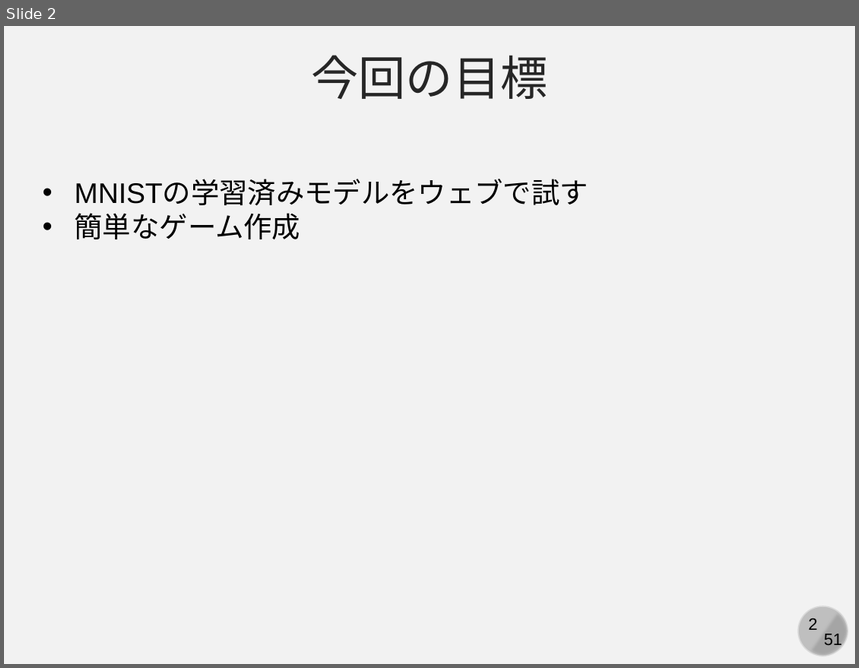
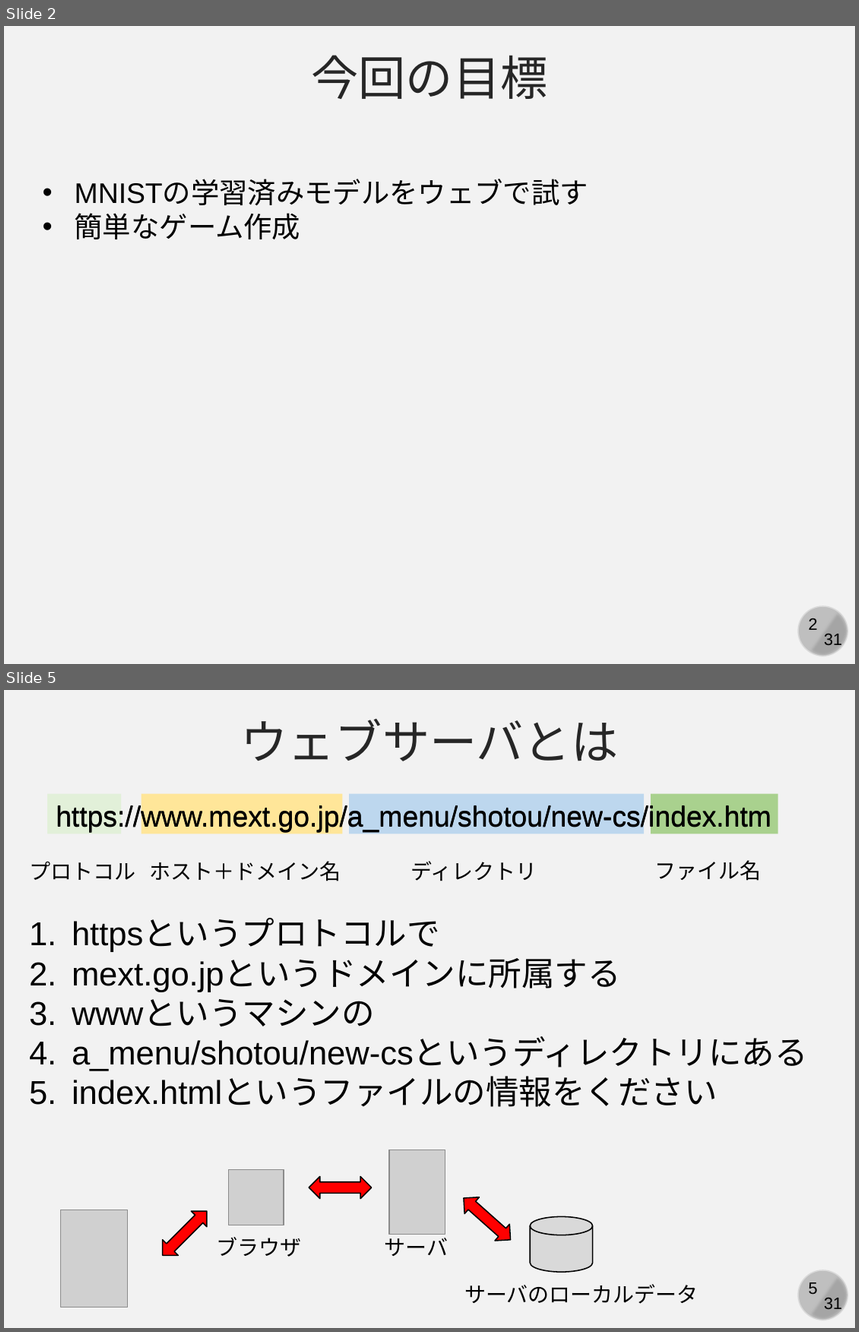
Before and after one commit to kaityo256/github, a slide deck: practice_github2/fig/github_ex04.pptx. Shown one above the other, each under a label of ours: slide 2 before the commit, slides 2 and 5 after it; the slides between them are not shown. The pictures are 859x668 and 859x1332 pixels, drawn with LibreOffice and Linux fonts; fonts in the diff are those of the drawing; grey boxes stand for pictures. Boxes give left, top, right and bottom in pixels: in the first picture for what was removed or moved away, otherwise in the second. Text is boxed around its words. In the diff, an @@ line names an element or a change of style, - is before the commit and + after.

```diff
--- a/practice_github2/fig/github_ex04.pptx
+++ b/practice_github2/fig/github_ex04.pptx
@@ slide 5 added at box(4, 690, 855, 1328), background #F2F2F2; not listed: 4 template elements that a slide beside it also shows @@
@@ text added at box(241, 719, 619, 761), 40 pt, text #262626 @@
+ウェブサーバとは
@@ rectangle added at box(47, 794, 122, 834), fill #E2F0D9 @@
@@ text added at box(47, 795, 791, 837), 24 pt, text #000000 @@
+https://www.mext.go.jp/a_menu/shotou/new-cs/index.htm
@@ rectangle added at box(141, 794, 342, 834), fill #FFE699 @@
@@ rectangle added at box(350, 794, 644, 834), fill #BDD7EE @@
@@ rectangle added at box(651, 794, 778, 834), fill #A9D18E @@
@@ text added at box(56, 804, 772, 832), 24 pt, text #000000 @@
+https://www.mext.go.jp/a_menu/shotou/new-cs/index.htm
@@ text added at box(29, 861, 135, 880), 18 pt, text #000000 @@
+プロトコル
@@ text added at box(150, 861, 341, 882), 18 pt, text #000000 @@
+ホスト＋ドメイン名
@@ text added at box(411, 861, 538, 882), 18 pt, text #000000 @@
+ディレクトリ
@@ text added at box(655, 860, 762, 881), 18 pt, text #000000 @@
+ファイル名
@@ text added at box(72, 919, 808, 1107), 28 pt, text #000000 @@
+1. httpsというプロトコルで
+2. mext.go.jpというドメインに所属する
+3. wwwというマシンの
+4. a_menu/shotou/new-csというディレクトリにある
+5. index.htmlというファイルの情報をください
@@ picture added at box(389, 1150, 446, 1234) @@
@@ picture added at box(229, 1170, 284, 1225) @@
@@ left right arrow added at box(309, 1177, 372, 1199), fill #FF0000, outline #000000 1 pt @@
@@ left right arrow added at box(457, 1190, 519, 1249), fill #FF0000, outline #000000 1 pt @@
@@ picture added at box(61, 1210, 127, 1307) @@
@@ left right arrow added at box(155, 1204, 215, 1264), fill #FF0000, outline #000000 1 pt @@
@@ text added at box(384, 1234, 448, 1256), 18 pt, text #000000 @@
+サーバ
@@ cylinder added at box(530, 1217, 593, 1272), fill #D9D9D9, outline #000000 1 pt @@
@@ text added at box(217, 1237, 302, 1257), 18 pt, text #000000 @@
+ブラウザ
@@ text added at box(465, 1284, 699, 1304), 18 pt, text #000000 @@
+サーバのローカルデータ
@@ slide 2 changed as well @@
@@ text at box(824, 634, 842, 649): text changed @@
-51
+31
```
Also in this commit, not shown: 23 other slides changed, 6 other slides added.
